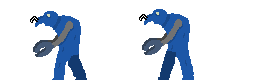
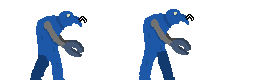
Before/after of a (262, 80) layered artwork. What changed in the layer stack:
painted on "Слой 2" over <box>139,9,194,80</box>
painted on "Слой 1" over <box>30,11,87,80</box>
